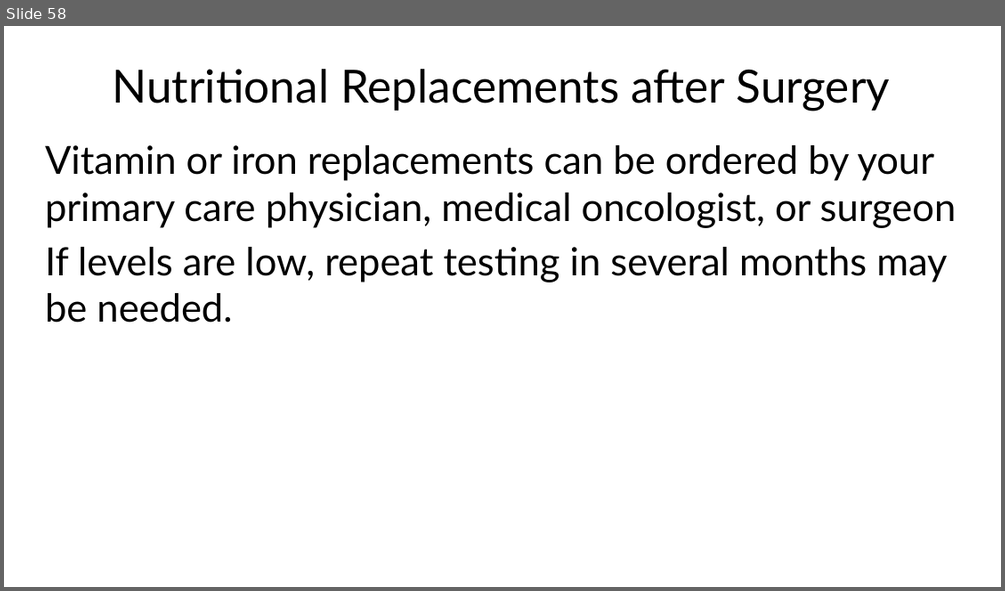
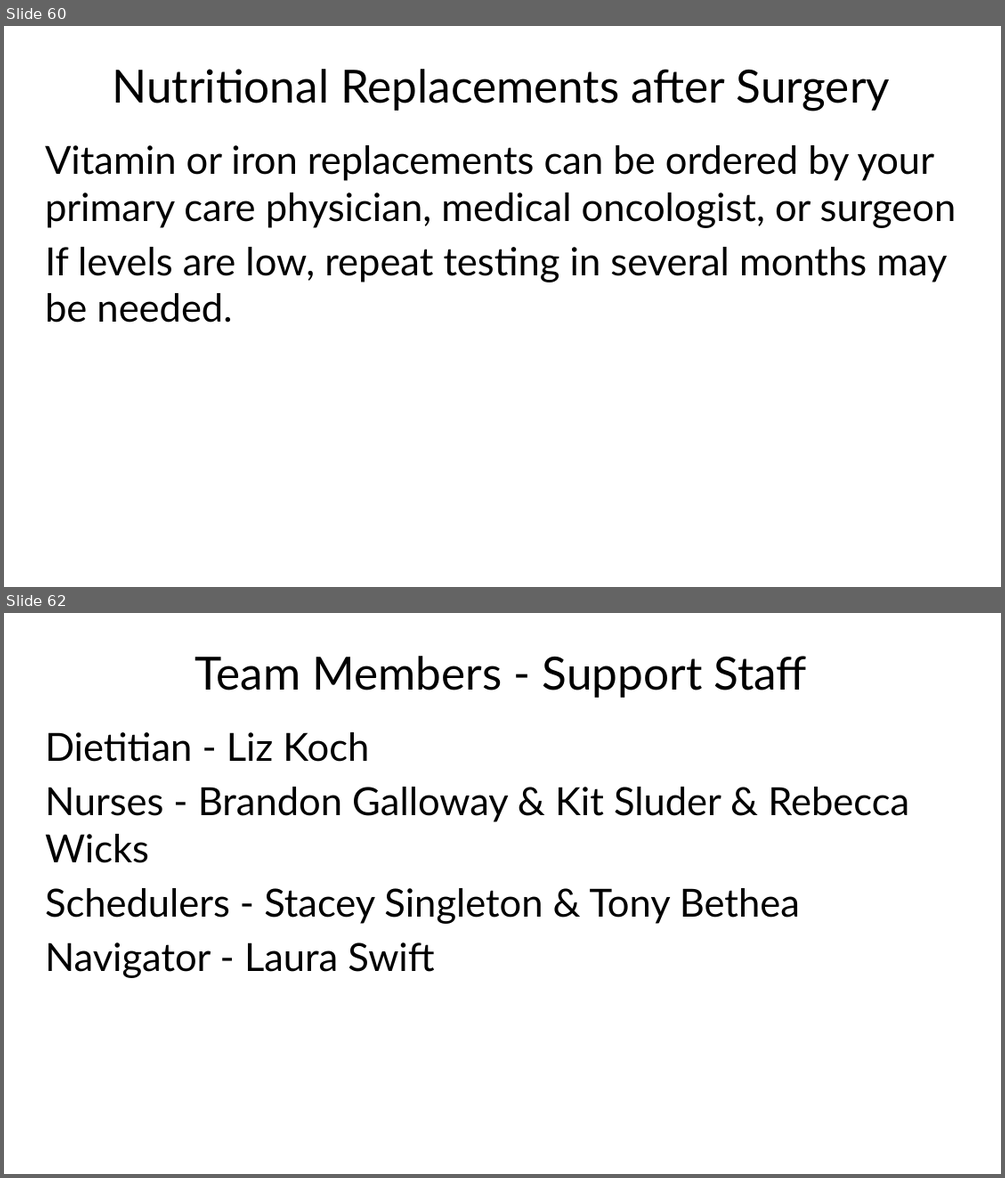
Before and after one commit to jcsalo/patient_education, a slide deck: lci_surgery.pptx. Shown one above the other, each under a label of ours: slide 58 before the commit, slides 60 and 62 after it; the slides between them are not shown. The pictures are 1005x591 and 1005x1178 pixels, drawn with LibreOffice and Linux fonts; fonts in the diff are those of the drawing. Boxes give left, top, right and bottom in pixels: in the first picture for what was removed or moved away, otherwise in the second. Text is boxed around its words. In the diff, an @@ line names an element or a change of style, - is before the commit and + after.

```diff
--- a/lci_surgery.pptx
+++ b/lci_surgery.pptx
@@ slide 62 added at <box>4,613,1001,1174</box>, background #FFFFFF @@
@@ title added at <box>195,656,807,698</box>, 33 pt, text #000000 @@
+Team Members - Support Staff
@@ text added at <box>45,732,909,978</box>, 28 pt, text #000000 @@
+Dietitian - Liz Koch
+Nurses - Brandon Galloway & Kit Sluder & Rebecca Wicks
+Schedulers - Stacey Singleton & Tony Bethea
+Navigator - Laura Swift
@@ what was slide 58 is now slide 60 @@
```
Also in this commit, not shown: 4 slides changed, 2 other slides added, 59 other files.
